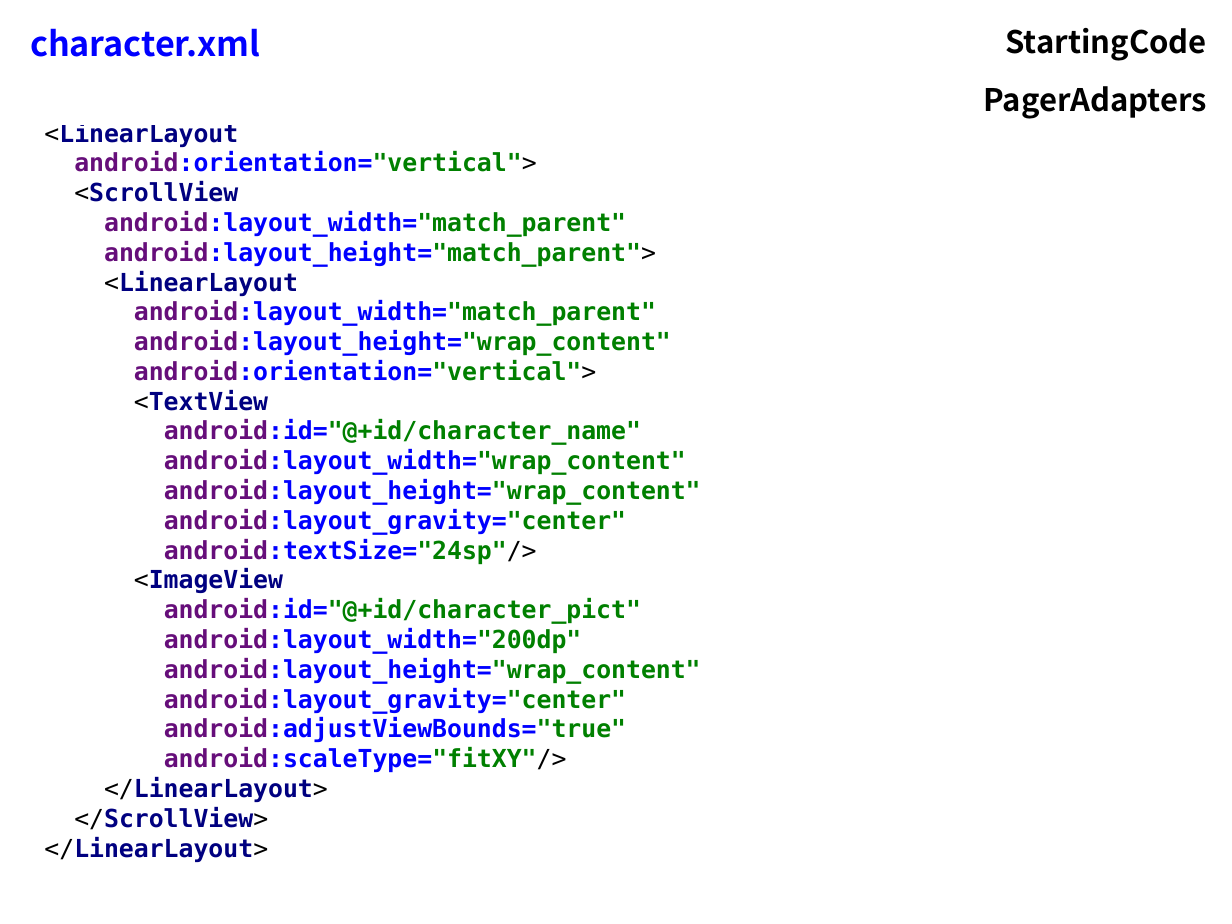
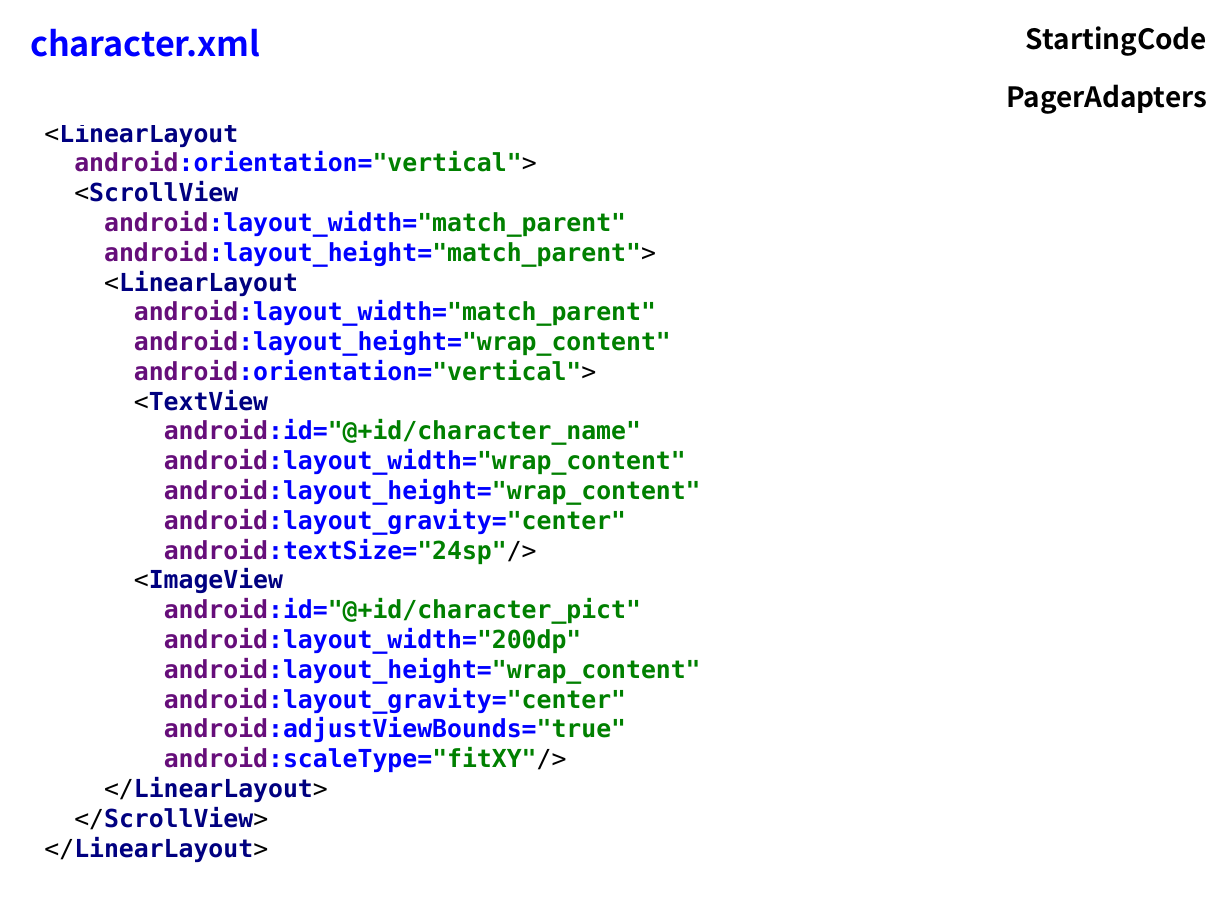
Before and after one commit to flocela/PagerAdaptersHandouts, a slide deck: slide 3 of PagerAdapterPresentation.odp. Drawn at 1232x924 pixels with LibreOffice and Linux fonts; fonts in the diff are those of the drawing. Boxes give left, top, right and bottom in pixels: in the first picture for what was removed or moved away, otherwise in the second. Text is boxed around its words. In the diff, an @@ line names an element or a change of style, - is before the commit and + after.

```diff
--- a/PagerAdapterPresentation.odp
+++ b/PagerAdapterPresentation.odp
@@ table at (x1=19, y1=11, x2=1219, y2=118) @@
@@ size 20 to 18 pt in "StartingCode", "PagerAdapters" @@
```
Also in this commit, not shown: 7 other slides changed, 7 slides added, 2 slides removed, 1 other file.
